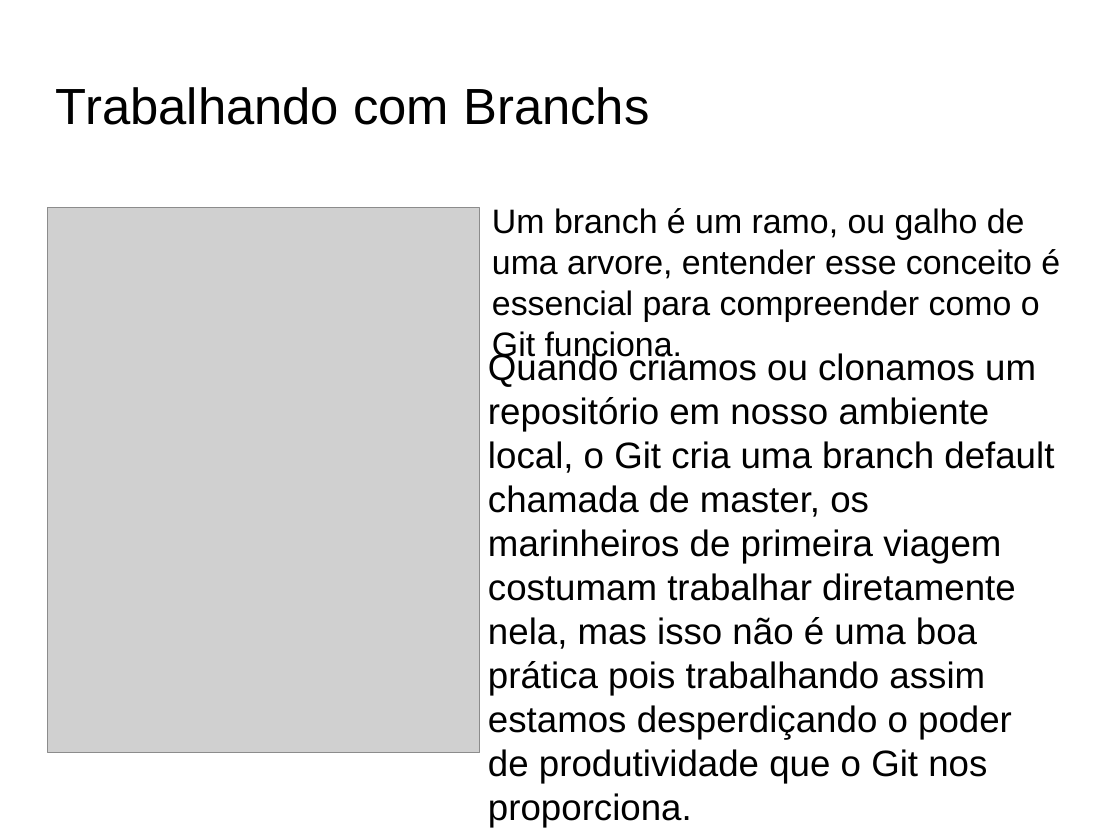
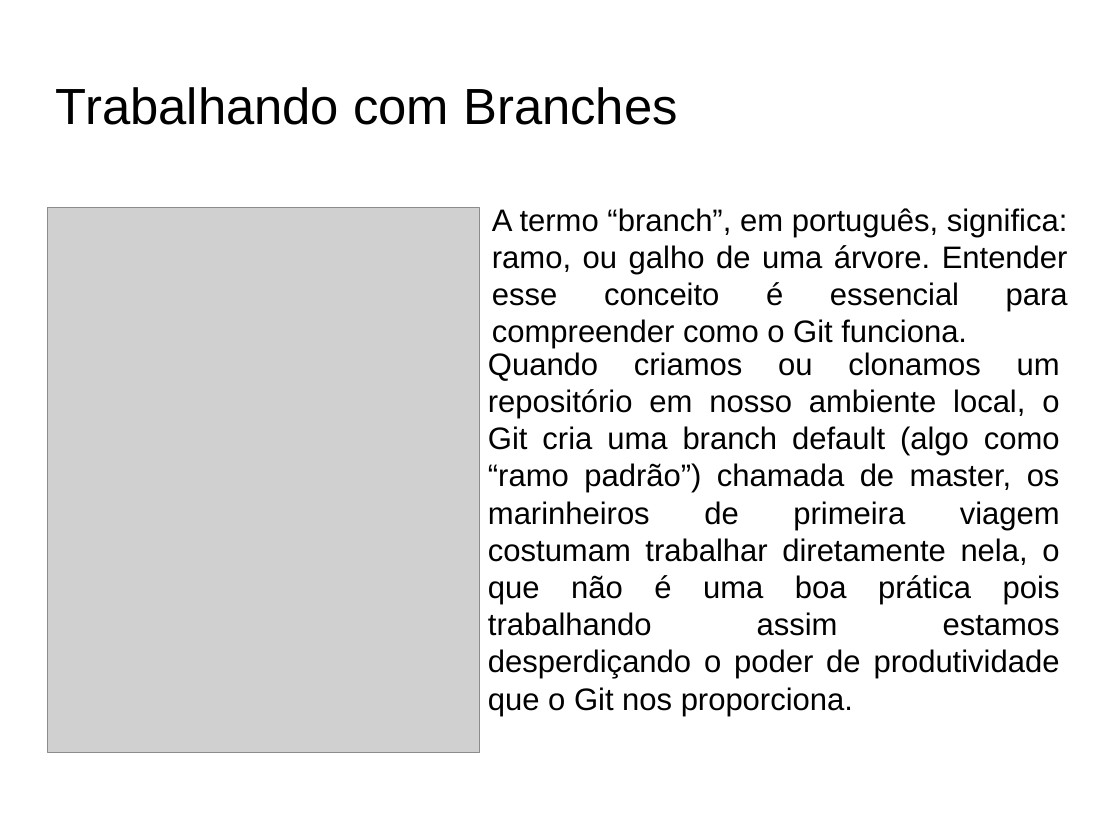
Before and after one commit to fabioads/apresentacao-git, a slide deck: slide 3 of Aprensentacao-GitHub.odp. Drawn at 1120x840 pixels with LibreOffice and Linux fonts; fonts in the diff are those of the drawing; grey boxes stand for pictures; background and template pictures are left out. Boxes give left, top, right and bottom in pixels: in the first picture for what was removed or moved away, otherwise in the second. Text is boxed around its words. In the diff, an @@ line names an element or a change of style, - is before the commit and + after.

```diff
--- a/Aprensentacao-GitHub.odp
+++ b/Aprensentacao-GitHub.odp
@@ title at (56, 87, 678, 125): text changed @@
-Trabalhando com Branchs
+Trabalhando com Branches
@@ text at (492, 208, 1068, 349): text changed; size 24.1 to 22 pt @@
-● Um branch é um ramo, ou galho de uma arvore, entender esse conceito é essencial para compreender como o Git funciona.
+● A termo “branch”, em português, significa: ramo, ou galho de uma árvore. Entender esse conceito é essencial para compreender como o Git funciona.
@@ text at (488, 352, 1060, 716): text changed; size 26 to 22 pt @@
-● Quando criamos ou clonamos um repositório em nosso ambiente local, o Git cria uma branch default chamada de master, os marinheiros de primeira viagem costumam trabalhar diretamente nela, mas isso não é uma boa prática pois trabalhando assim estamos desperdiçando o poder de produtividade que o Git nos proporciona.
+● Quando criamos ou clonamos um repositório em nosso ambiente local, o Git cria uma branch default (algo como “ramo padrão”) chamada de master, os marinheiros de primeira viagem costumam trabalhar diretamente nela, o que não é uma boa prática pois trabalhando assim estamos desperdiçando o poder de produtividade que o Git nos proporciona.
```
Also in this commit, not shown: 19 other slides changed.
